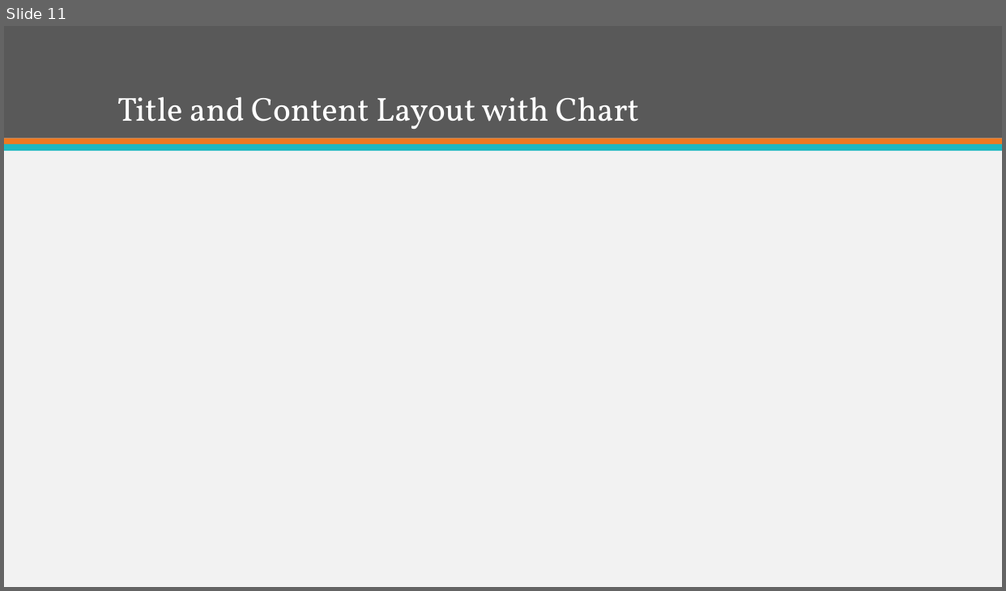
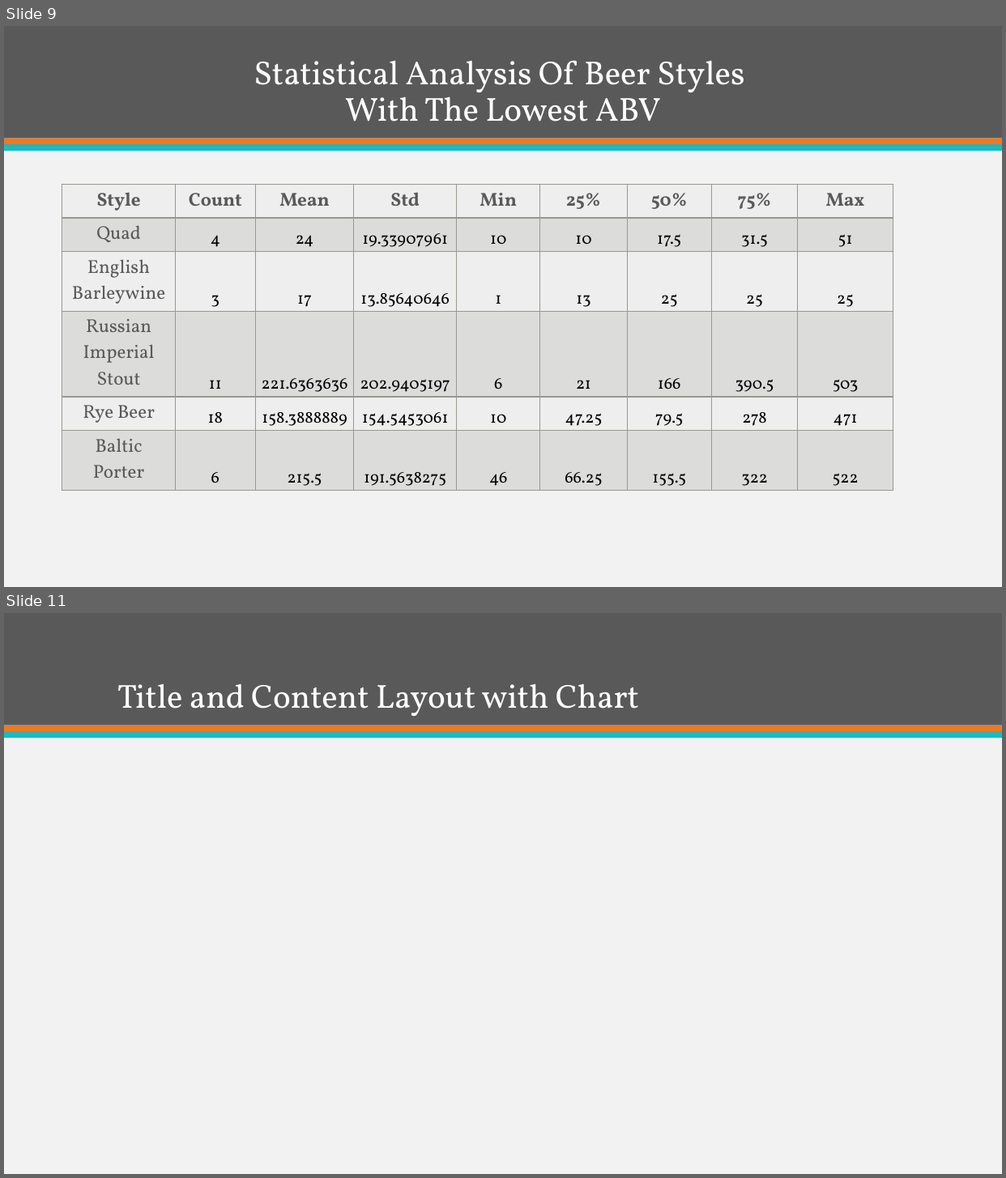
Before and after one commit to ItsGreyedOut/Brewery-Startup, a slide deck: presentation.pptx. Shown one above the other, each under a label of ours: slide 11 before the commit, slides 9 and 11 after it; the slides between them are not shown. The pictures are 1006x591 and 1006x1178 pixels, drawn with LibreOffice and Linux fonts; fonts in the diff are those of the drawing. Boxes give left, top, right and bottom in pixels: in the first picture for what was removed or moved away, otherwise in the second. Text is boxed around its words. In the diff, an @@ line names an element or a change of style, - is before the commit and + after.

```diff
--- a/presentation.pptx
+++ b/presentation.pptx
@@ slide 9 added at bbox=[4, 26, 1002, 587], background #F2F2F2; not listed: 3 template elements that a slide beside it also shows @@
@@ title added at bbox=[253, 60, 745, 122], 32 pt, text #FFFFFF @@
+Statistical Analysis Of Beer Styles
+With The Lowest ABV
@@ table added at bbox=[62, 185, 894, 489], 6 rows, 9 columns @@
+Style | Count | Mean | Std | Min | 25% | 50% | 75% | Max
+Quad | 4 | 24 | 19.33907961 | 10 | 10 | 17.5 | 31.5 | 51
+English Barleywine | 3 | 17 | 13.85640646 | 1 | 13 | 25 | 25 | 25
+Russian Imperial Stout | 11 | 221.6363636 | 202.9405197 | 6 | 21 | 166 | 390.5 | 503
+Rye Beer | 18 | 158.3888889 | 154.5453061 | 10 | 47.25 | 79.5 | 278 | 471
+Baltic Porter | 6 | 215.5 | 191.5638275 | 46 | 66.25 | 155.5 | 322 | 522
```
Also in this commit, not shown: 1 slide changed, 1 other slide added, 2 slides removed, 2 other files.
